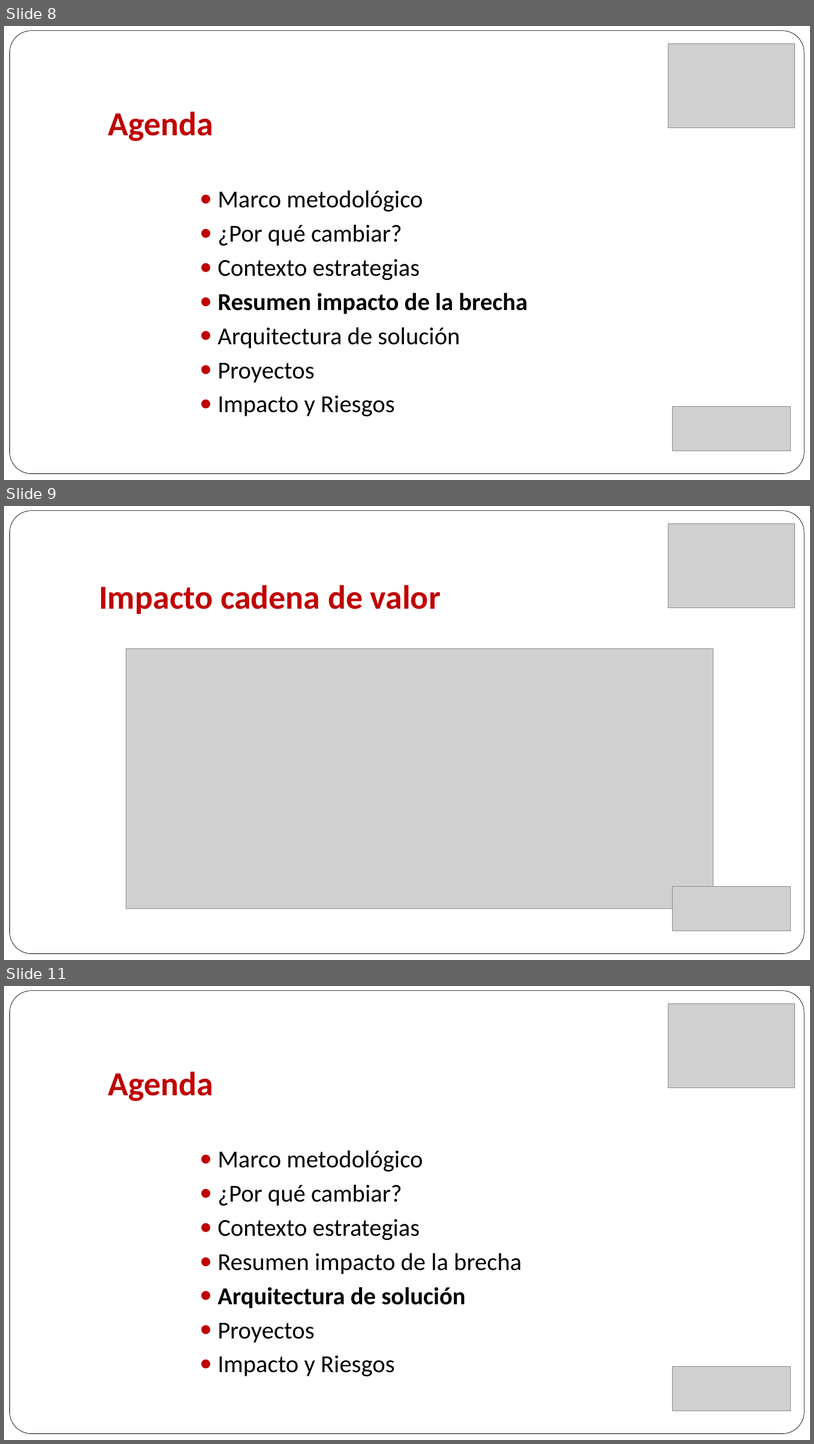
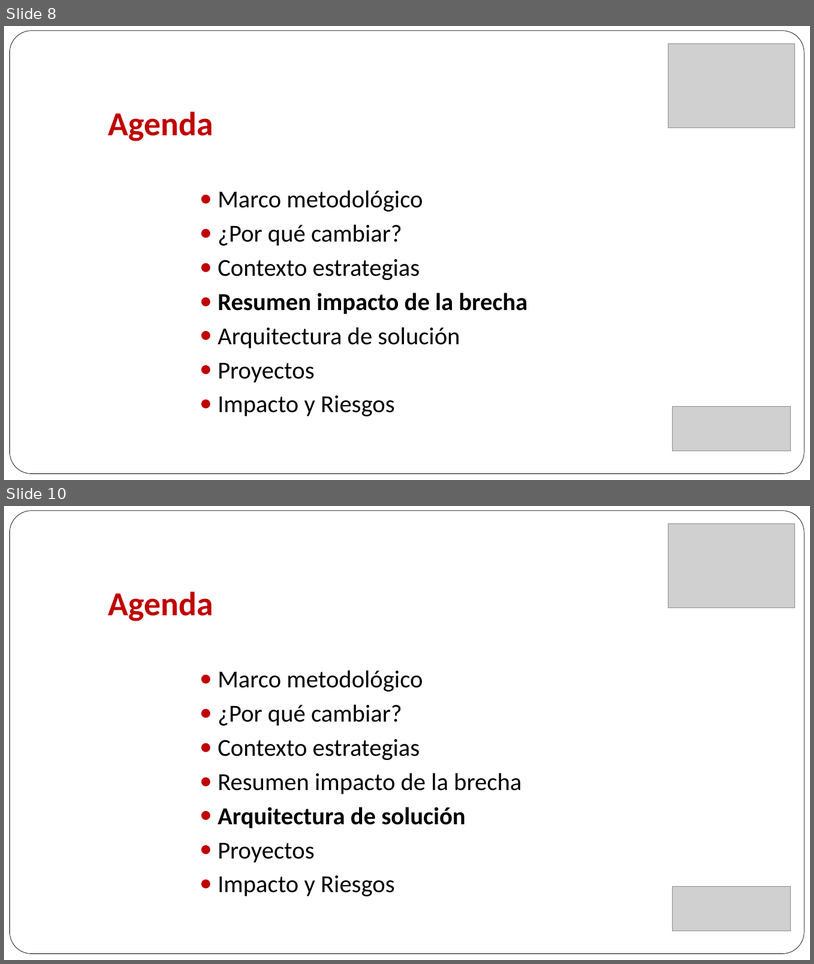
Before and after one commit to gaudisolutions/ecos, a slide deck: Proyecto I/Presentación/Arquitectura Objetivo MPLA.pptx. Shown one above the other, each under a label of ours: slides 8, 9 and 11 before the commit, slides 8 and 10 after it; the slides between them are not shown. The pictures are 814x1444 and 814x964 pixels, drawn with LibreOffice and Linux fonts; fonts in the diff are those of the drawing; grey boxes stand for pictures. Boxes give left, top, right and bottom in pixels: in the first picture for what was removed or moved away, otherwise in the second. Text is boxed around its words. In the diff, an @@ line names an element or a change of style, - is before the commit and + after.

```diff
--- a/Proyecto I/Presentación/Arquitectura Objetivo MPLA.pptx
+++ b/Proyecto I/Presentación/Arquitectura Objetivo MPLA.pptx
@@ slide 9 removed at (4,506,810,960), background #FFFFFF; not listed: 1 template element that a slide beside it also shows @@
@@ picture removed at (668,523,795,607) @@
@@ title removed at (99,585,441,614) @@
-Impacto cadena de valor
@@ picture removed at (126,649,714,908) @@
@@ picture removed at (672,886,791,931) @@
@@ what was slide 11 is now slide 10 @@
```
Also in this commit, not shown: 1 slide changed, 1 slide added, 2 other slides removed, 5 other files.
